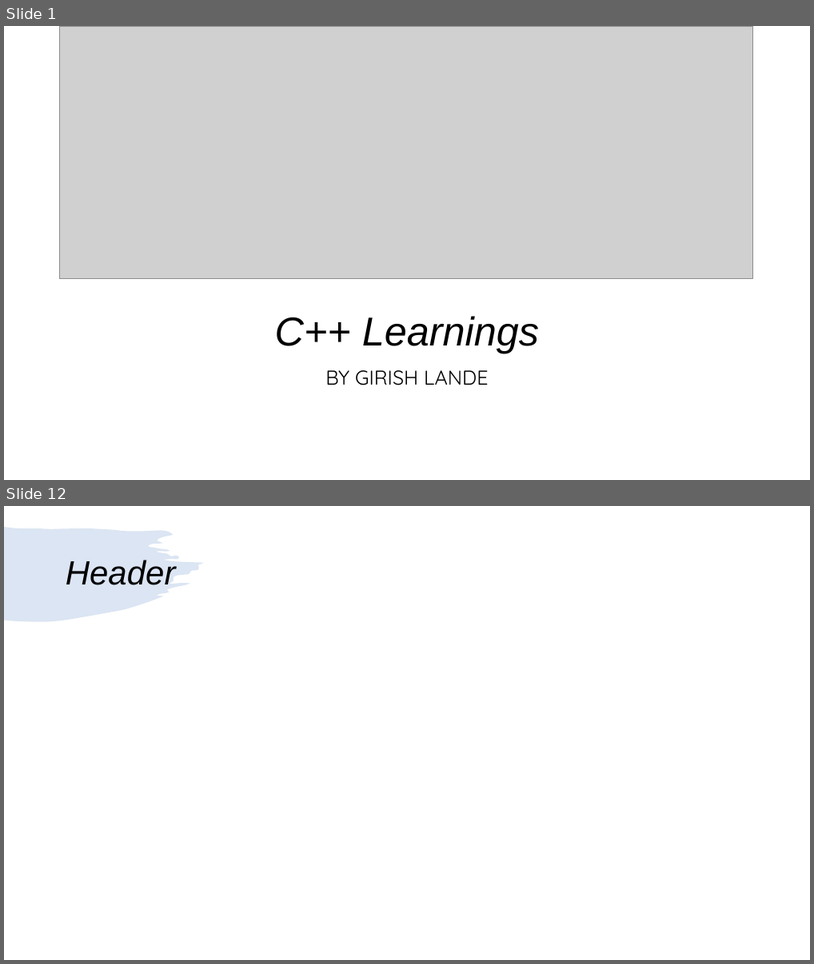
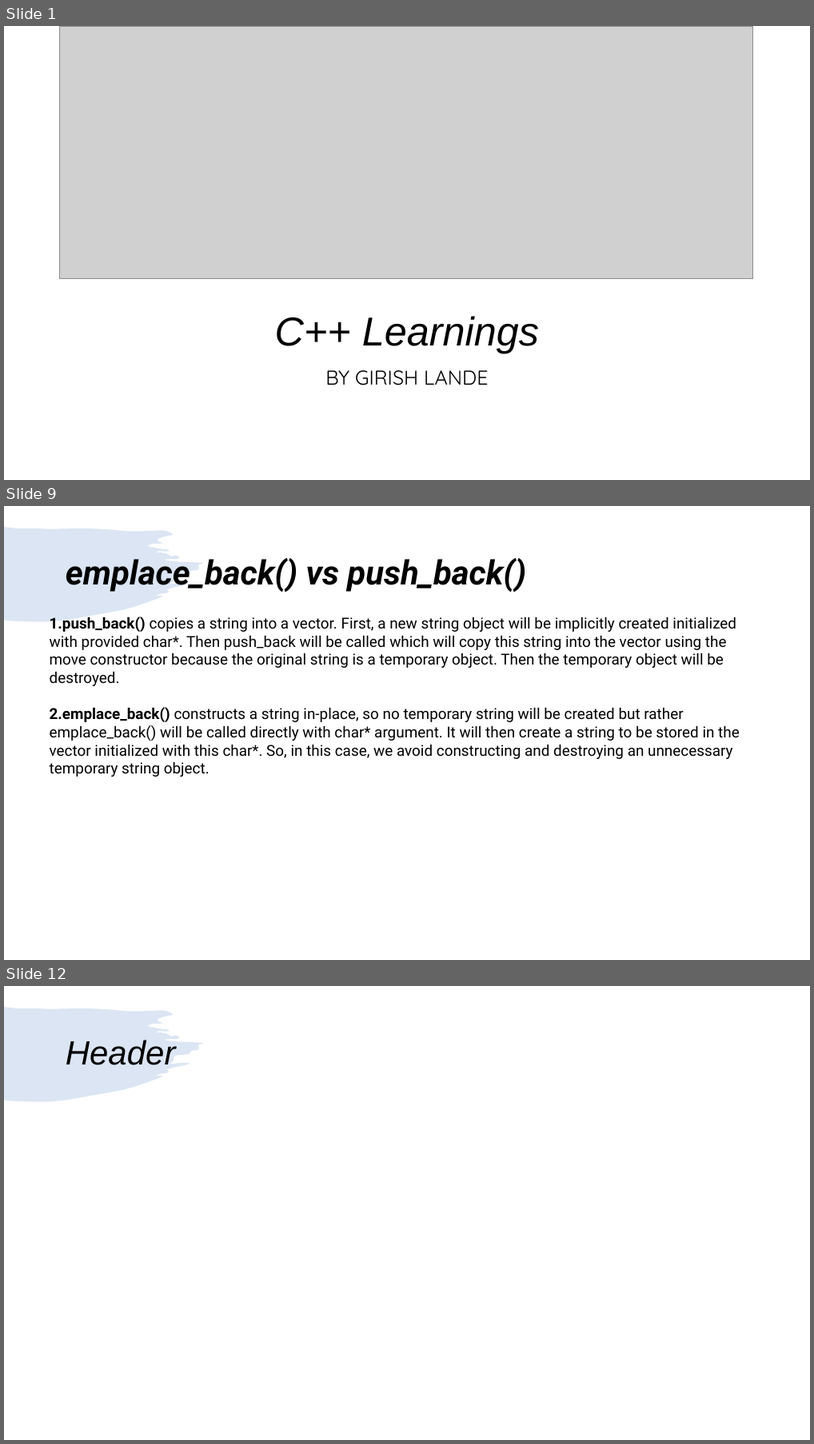
Before and after one commit to girishlande/CPlusPlus, a slide deck: learnings.pptx. Shown one above the other, each under a label of ours: slides 1 and 12 before the commit, slides 1, 9 and 12 after it; the slides between them are not shown. The pictures are 814x964 and 814x1444 pixels, drawn with LibreOffice and Linux fonts; fonts in the diff are those of the drawing; grey boxes stand for pictures. Boxes give left, top, right and bottom in pixels: in the first picture for what was removed or moved away, otherwise in the second. Text is boxed around its words. In the diff, an @@ line names an element or a change of style, - is before the commit and + after.

```diff
--- a/learnings.pptx
+++ b/learnings.pptx
@@ slide 9 added at [4,506,810,960], background #FFFFFF; not listed: 1 template element that a slide beside it also shows @@
@@ title added at [66,558,526,592], 40 pt, text #000000, bold, italic @@
+emplace_back() vs push_back()
@@ text added at [50,616,740,776], 18 pt, text #000000 @@
+1. push_back() copies a string into a vector. First, a new string object will be implicitly created initialized with provided char*. Then push_back will be called which will copy this string into the vector using the move constructor because the original string is a temporary object. Then the temporary object will be destroyed.
+2. emplace_back() constructs a string in-place, so no temporary string will be created but rather emplace_back() will be called directly with char* argument. It will then create a string to be stored in the vector initialized with this char*. So, in this case, we avoid constructing and destroying an unnecessary temporary string object.
```
Also in this commit, not shown: 7 slides changed, 2 other slides added, 3 slides removed, 14 other files.
